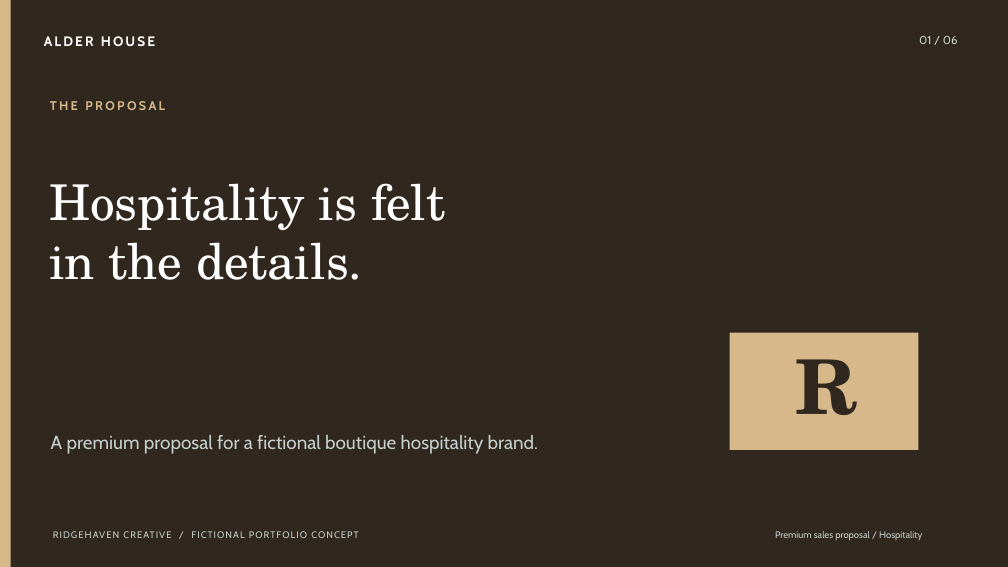
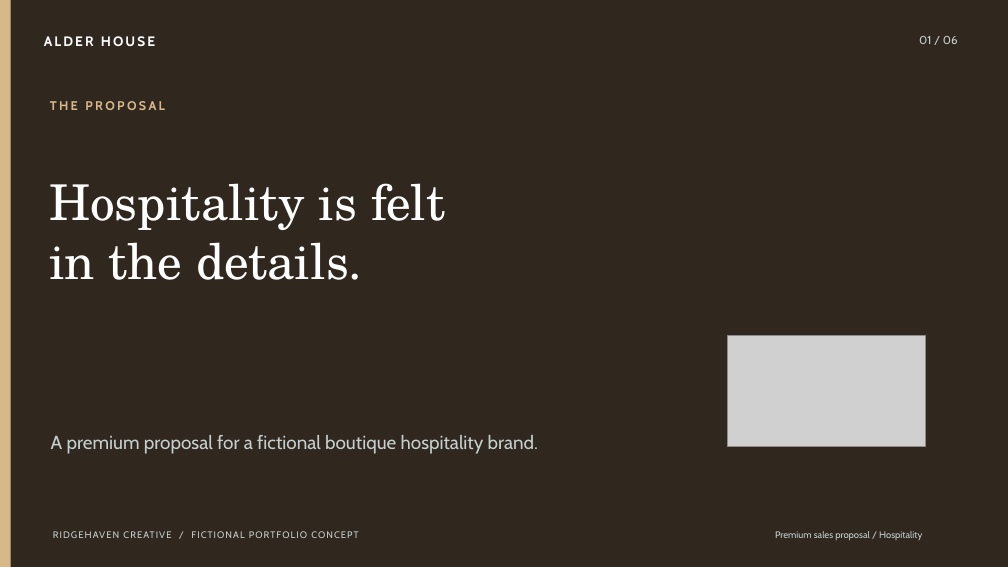
Before and after one commit to bidgrove-blip/ridgehaven-creative-site, a slide deck: slide 1 of decks/02_Alder_House_Sales_Proposal.pptx. Drawn at 1008x567 pixels with LibreOffice and Linux fonts; fonts in the diff are those of the drawing; grey boxes stand for pictures. Boxes give left, top, right and bottom in pixels: in the first picture for what was removed or moved away, otherwise in the second. Text is boxed around its words. In the diff, an @@ line names an element or a change of style, - is before the commit and + after.

```diff
--- a/decks/02_Alder_House_Sales_Proposal.pptx
+++ b/decks/02_Alder_House_Sales_Proposal.pptx
@@ picture added at box(727, 336, 925, 447) @@
@@ rectangle removed at box(730, 333, 919, 450) @@
@@ text removed at box(795, 359, 857, 415) @@
-R
```
Also in this commit, not shown: 14 other files.
